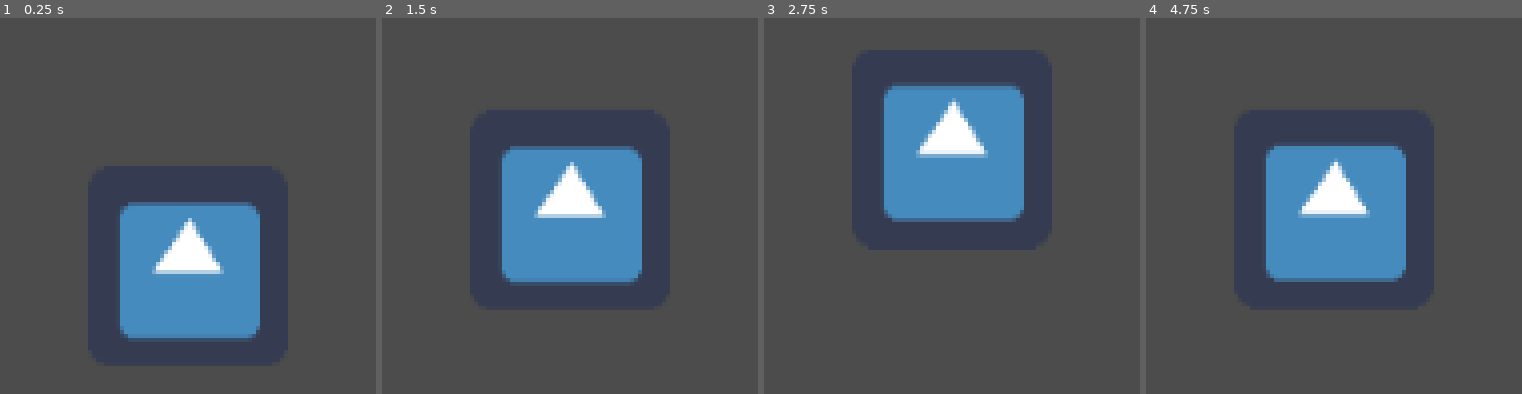
Above: before the commit, frames 1-4 (left to right).
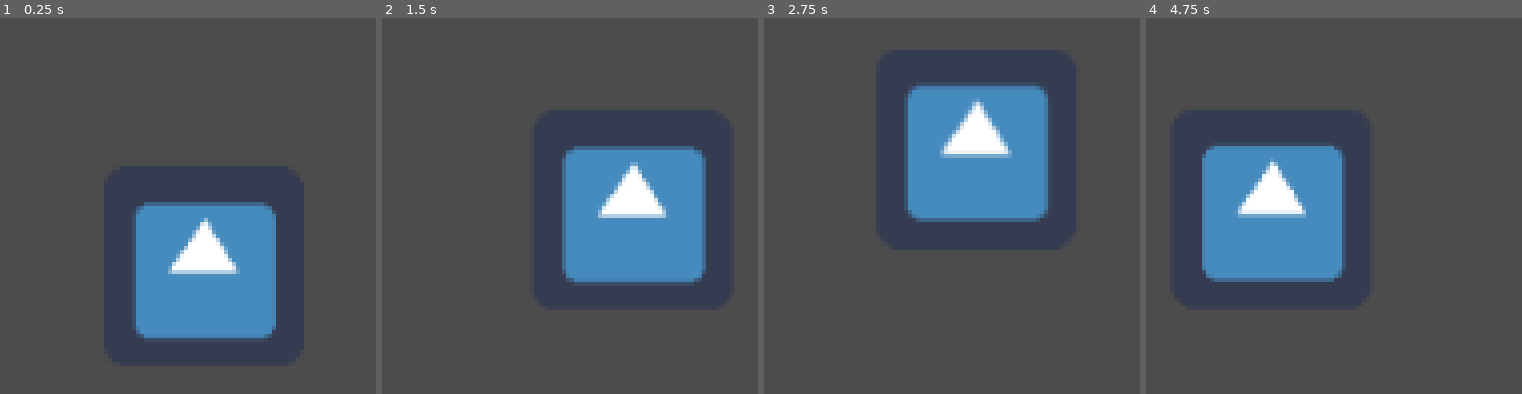
Above: after the commit, the same moments.

Repository: KennedyMungai/GodotShadersIntro
Game: Godot game, scene res://Scenes/DancingGobot.tscn
Two runs of this game, one before a commit and one after it. Both use one fixed random seed, a clock stepped at 60 frames per second and the inputs below. The project has no main scene, so this scene is started directly. The engine's default icon, where the game draws it, is replaced by a stand-in: a white triangle on a blue panel in a dark square.
Inputs:
- Up to frame 1 (0.25 s): no input
- Up to frame 2 (1.5 s): no input
- Up to frame 3 (2.75 s): tap Enter at 2 s
- Up to frame 4 (4.75 s): no input

The runs differ from the first frame. In frame 1, 4.6% of the frame differs, in the area x 31-74%, y 48-86%; in frame 2, 15%, in the area x 31-87%, y 34-72%; in frame 3, 6.7%; in frame 4, 14%.

Commit message:
Added displacement in the x coordinate with the time constant being constrained inside a sine function to create the circular movement of the sprite

Diff:
--- a/Shaders/DancingGobot.gdshader
+++ b/Shaders/DancingGobot.gdshader
@@ -4,4 +4,5 @@
 void vertex()
 {
 	VERTEX.y += cos(TIME) * 20.0;
+	VERTEX.x += sin(TIME) * 20.0;
 }
